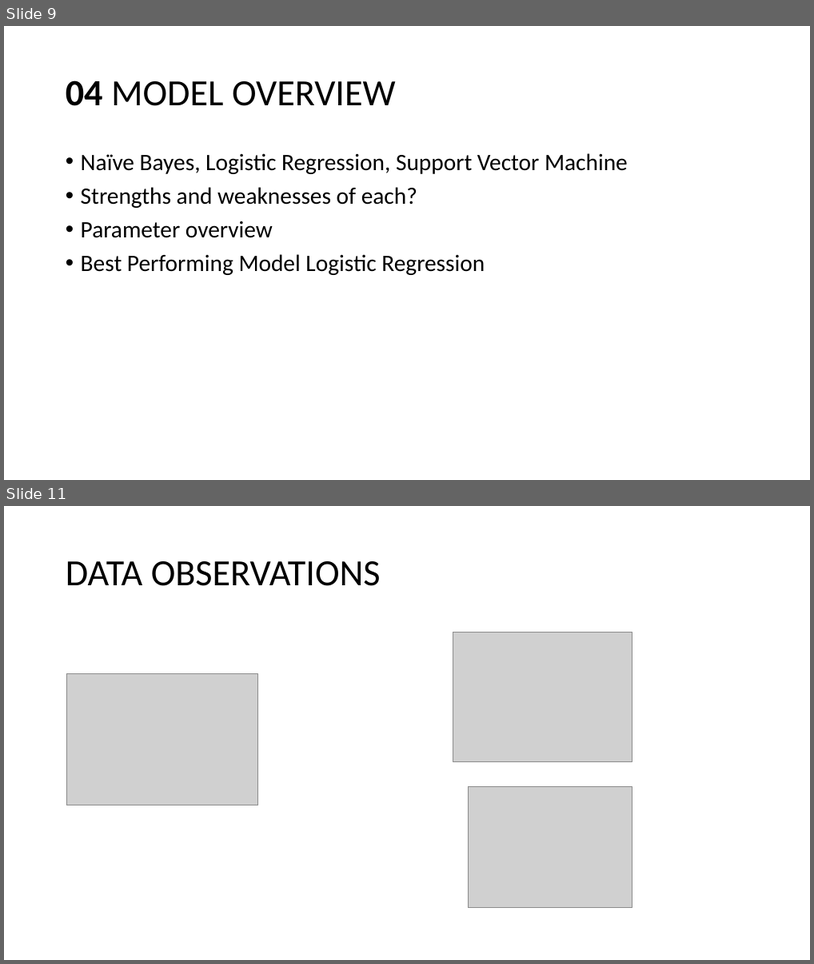
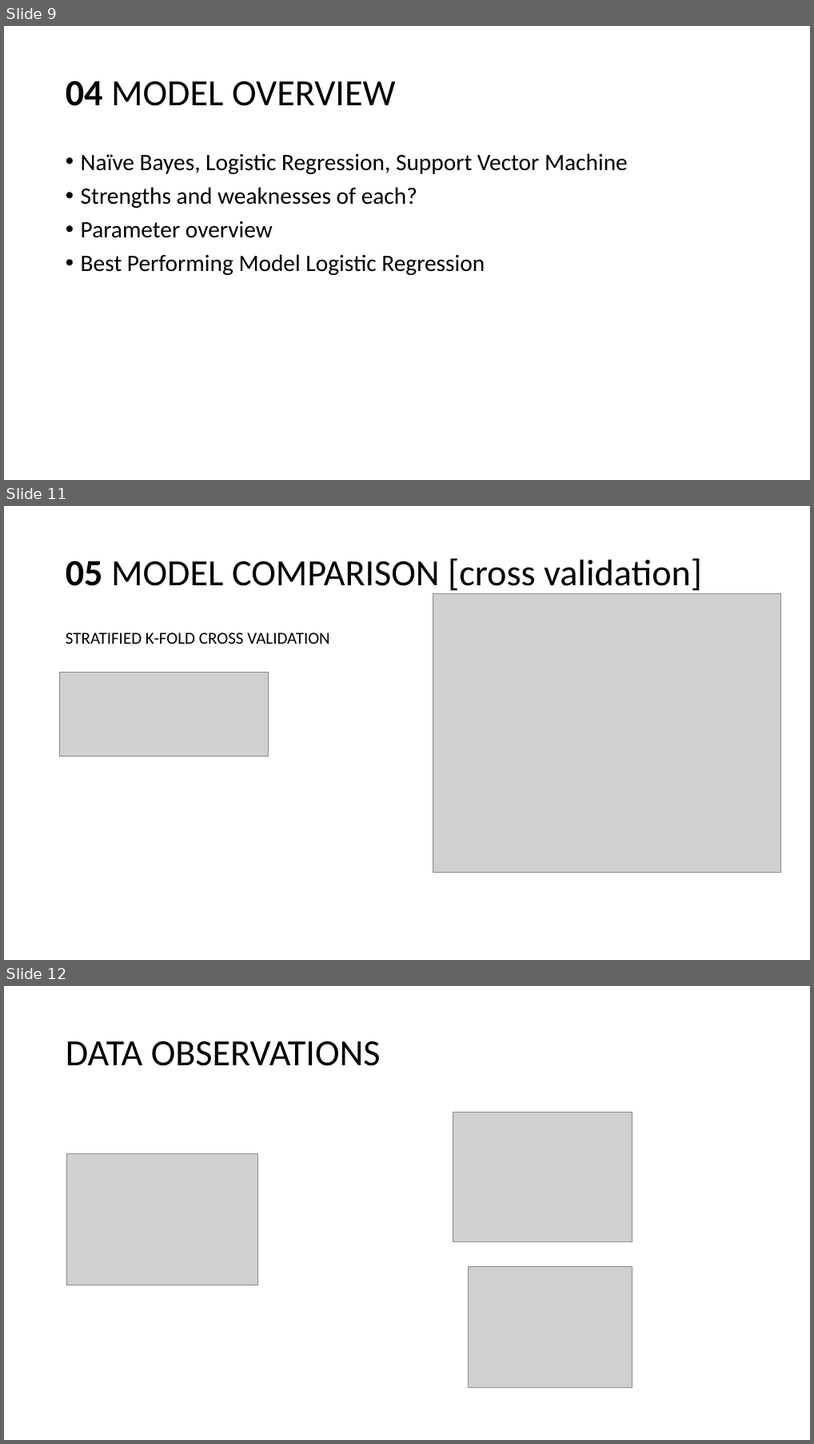
Before and after one commit to sstarkjr/NLP-food-safety-classification, a slide deck: Presentation.pptx. Shown one above the other, each under a label of ours: slides 9 and 11 before the commit, slides 9, 11 and 12 after it; the slides between them are not shown. The pictures are 814x964 and 814x1444 pixels, drawn with LibreOffice and Linux fonts; fonts in the diff are those of the drawing; grey boxes stand for pictures. Boxes give left, top, right and bottom in pixels: in the first picture for what was removed or moved away, otherwise in the second. Text is boxed around its words. In the diff, an @@ line names an element or a change of style, - is before the commit and + after.

```diff
--- a/Presentation.pptx
+++ b/Presentation.pptx
@@ slide 11 added at (4, 506, 810, 960), background #FFFFFF @@
@@ title added at (66, 558, 702, 595), 44 pt, text #000000 @@
+05 MODEL COMPARISON [cross validation]
@@ picture added at (434, 594, 782, 872) @@
@@ text added at (66, 632, 330, 644), 20 pt, text #000000 @@
+STRATIFIED K-FOLD CROSS VALIDATION
@@ picture added at (60, 672, 269, 756) @@
@@ what was slide 11 is now slide 12 @@
```
Also in this commit, not shown: 2 slides changed, 7 other files.
